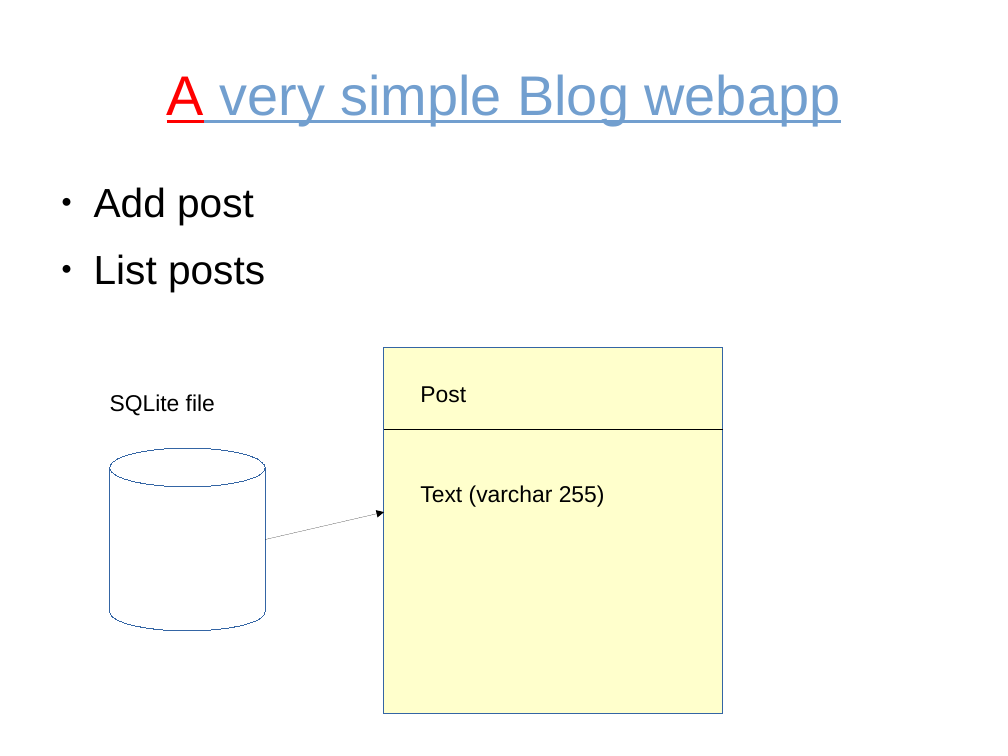
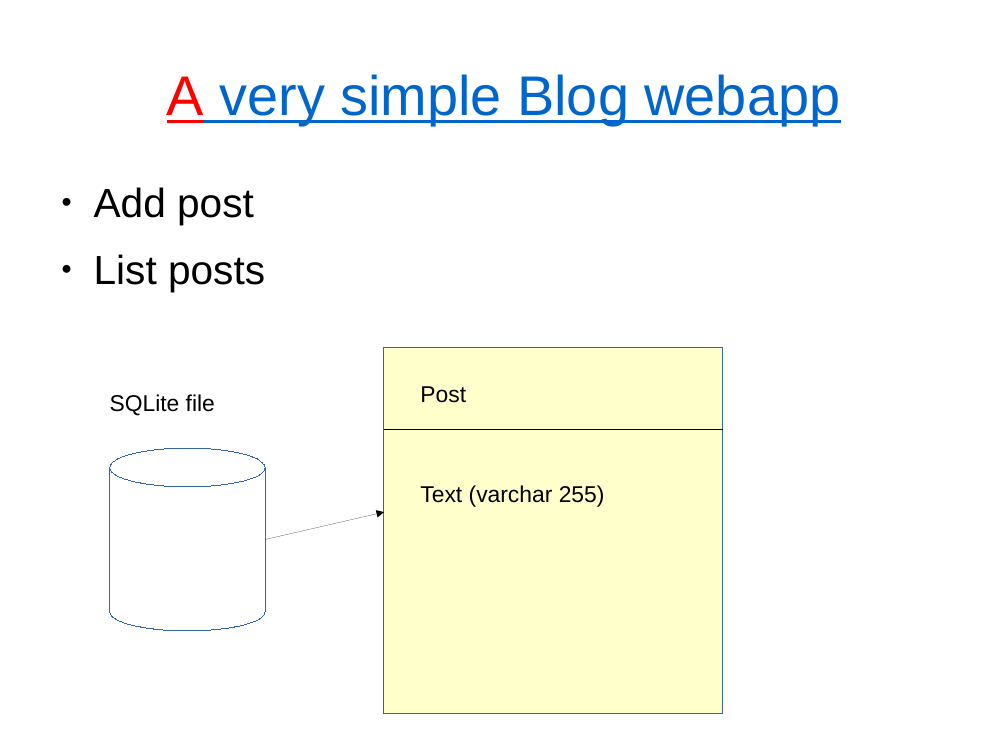
Before and after one commit to tautvilas/frameworks-lecture, a slide deck: slide 3 of doc/presentation.odp. Drawn at 1008x756 pixels with LibreOffice and Linux fonts; fonts in the diff are those of the drawing. Boxes give left, top, right and bottom in pixels: in the first picture for what was removed or moved away, otherwise in the second. Text is boxed around its words. In the diff, an @@ line names an element or a change of style, - is before the commit and + after.

```diff
--- a/doc/presentation.odp
+++ b/doc/presentation.odp
@@ title "A very simple Blog webapp" at (x1=167, y1=74, x2=841, y2=125): text colour #729FCF to #0066CC @@
```
Also in this commit, not shown: 12 other slides changed, 2 slides added, 1 slide removed.
